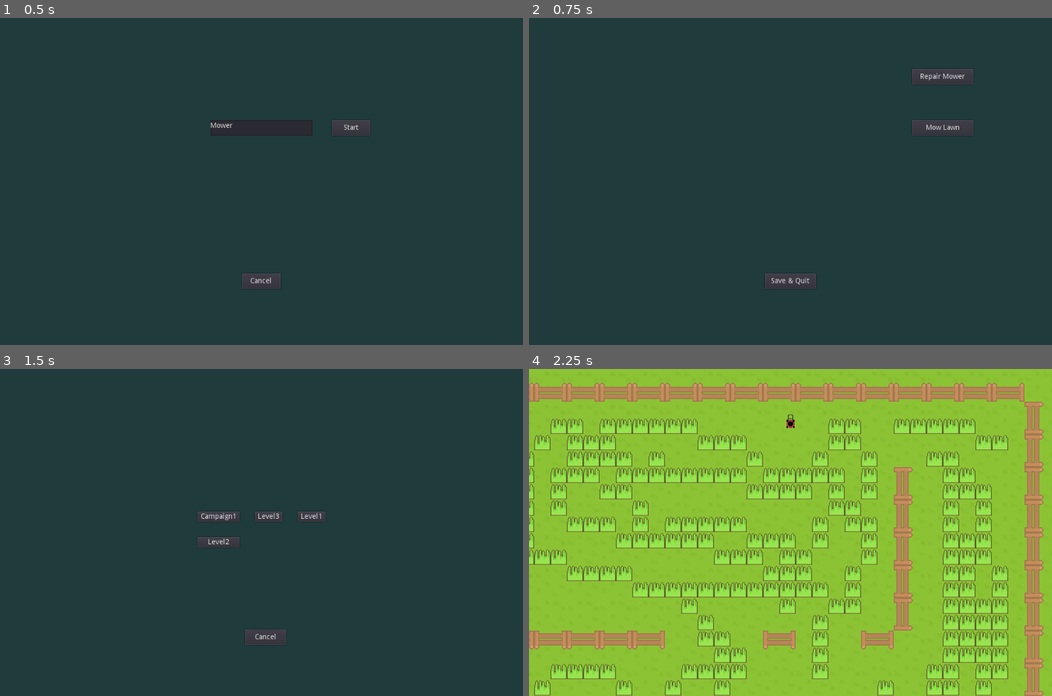
Above: before the commit, frames 1-4 (two rows, left to right).
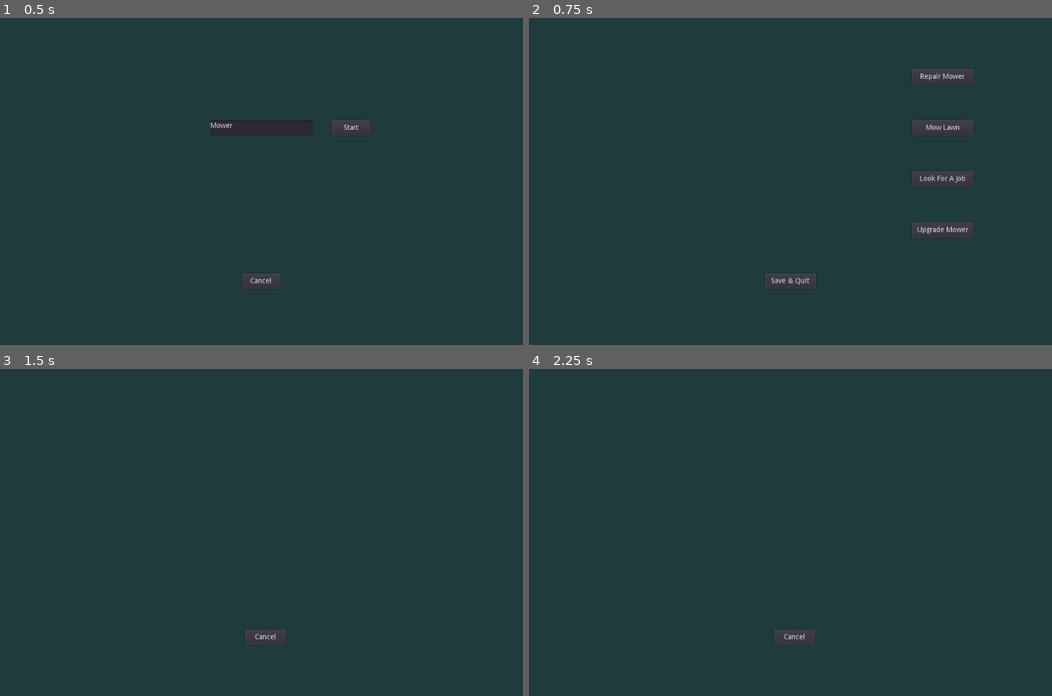
Above: after the commit, the same moments.

Repository: cparlette/haulinggrass
Game: Godot game, scene res://Campaign.tscn
Two runs of this game, one before a commit and one after it. Both use one fixed random seed, a clock stepped at 60 frames per second and the inputs below. This scene is started directly instead of the project's main scene.
Inputs (mouse positions are in pixels of both pictures, inside the frame that each line leads up to):
- Up to frame 1 (0.5 s): no input
- Up to frame 2 (0.75 s): click "Start" at 0.5 s
- Up to frame 3 (1.5 s): click "Mow Lawn" at 1.25 s
- Up to frame 4 (2.25 s): click (795, 516) at 2 s, where only the run before the commit has a clickable "Level3"

Frame 1 is identical in both runs. In frame 2, 0.8% of the frame differs, in the area x 73-85%, y 46-68%; in frame 3, 0.6%; in frame 4, 100%, in the area x 0-100%, y 0-100%.

Commit message:
Player can look for job and has list of available levels

Diff:
--- a/Campaign.gd
+++ b/Campaign.gd
@@ -28,7 +28,8 @@
 		'experience': 0,
 		'money': 10,
 		'maxMowerHealth': 5,
-		'currentMowerHealth': 5
+		'currentMowerHealth': 5,
+		'availableJobs': []
 	}
 	globals.savePlayer()
 	$NewCampaignMenu.visible = false
@@ -50,10 +51,10 @@
 func _on_MowLawnButton_pressed():
 	for i in $LevelPicker/CenterContainer/LevelButtons.get_children():
 		$LevelPicker/CenterContainer/LevelButtons.remove_child(i)
-	var levelsAvailable = getLevelFiles()
-	for level in levelsAvailable:
+	#var levelsAvailable = getLevelFiles()
+	for level in globals.campaignPlayer['availableJobs']:
 		var button = Button.new()
-		button.name = level.rstrip(".tscn")
+		button.name = level
 		button.text = button.name
 		button.connect("pressed", self, "_on_LevelButton_pressed", [button])
 		$LevelPicker/CenterContainer/LevelButtons.add_child(button)
@@ -112,3 +113,30 @@
 
 func _on_RepairPopupMenu_popup_hide():
 	refreshUI()
+
+
+func _on_LookForAJobButton_pressed():
+	# Figure out what levels are available based on experience
+	var availableLevels = []
+	for level in globals.campaignLevels:
+		if globals.campaignPlayer['experience'] >= globals.campaignLevels[level]['experienceNeeded']:
+			if level in globals.campaignPlayer['availableJobs']:
+				pass
+			else:
+				availableLevels.append(level)
+	# Put those levels into the LevelPicker
+	for i in $LevelPicker/CenterContainer/LevelButtons.get_children():
+		$LevelPicker/CenterContainer/LevelButtons.remove_child(i)
+	for level in availableLevels:
+		var button = Button.new()
+		button.name = level
+		button.text = button.name
+		button.connect("pressed", self, "takeJob", [button])
+		$LevelPicker/CenterContainer/LevelButtons.add_child(button)
+	$CampaignUI.visible = false
+	$LevelPicker.visible = true
+
+func takeJob(button):
+	globals.campaignPlayer['availableJobs'].append(button.name)
+	$LevelPicker.visible = false
+	$CampaignUI.visible = true
--- a/Campaign.tscn
+++ b/Campaign.tscn
@@ -159,6 +159,26 @@
 margin_right = 870.0
 margin_bottom = 230.0
 text = "Mow Lawn"
+__meta__ = {
+"_edit_use_anchors_": false
+}
+
+[node name="LookForAJobButton" type="Button" parent="CampaignUI"]
+margin_left = 750.0
+margin_top = 300.0
+margin_right = 870.0
+margin_bottom = 330.0
+text = "Look For A Job"
+__meta__ = {
+"_edit_use_anchors_": false
+}
+
+[node name="UpgradeMowerButton" type="Button" parent="CampaignUI"]
+margin_left = 750.0
+margin_top = 400.0
+margin_right = 870.0
+margin_bottom = 430.0
+text = "Upgrade Mower"
 __meta__ = {
 "_edit_use_anchors_": false
 }
@@ -201,6 +221,7 @@
 [connection signal="pressed" from="CampaignUI/SaveAndQuitButton" to="." method="_on_SaveAndQuitButton_pressed"]
 [connection signal="pressed" from="CampaignUI/RepairMowerButton" to="." method="_on_RepairMowerButton_pressed"]
 [connection signal="pressed" from="CampaignUI/MowLawnButton" to="." method="_on_MowLawnButton_pressed"]
+[connection signal="pressed" from="CampaignUI/LookForAJobButton" to="." method="_on_LookForAJobButton_pressed"]
 [connection signal="about_to_show" from="CampaignUI/RepairPopupMenu" to="." method="_on_RepairPopupMenu_about_to_show"]
 [connection signal="index_pressed" from="CampaignUI/RepairPopupMenu" to="." method="_on_RepairPopupMenu_index_pressed"]
 [connection signal="popup_hide" from="CampaignUI/RepairPopupMenu" to="." method="_on_RepairPopupMenu_popup_hide"]
--- a/Game.gd
+++ b/Game.gd
@@ -6,7 +6,11 @@
 
 # Called when the node enters the scene tree for the first time.
 func _ready():
-	var levelFileName = "res://Levels/"+globals.level+".tscn"
+	var levelFileName = ""
+	if globals.campaignMode == true:
+		levelFileName = globals.campaignLevels[globals.level]['file']
+	else:
+		levelFileName = "res://Levels/"+globals.level+".tscn"
 	newLevelResource = load(levelFileName)
 	var newLevel = newLevelResource.instance()
 	var newLevelData = newLevel.get_node("LevelData")
--- a/GameOver.gd
+++ b/GameOver.gd
@@ -54,6 +54,12 @@
 
 
 func _on_BackToCampaign_pressed():
-	globals.campaignPlayer['experience'] += globals.grassCut
-	globals.campaignPlayer['money'] += (globals.grassCut / 4)
+	if globals.grassLeft.size() == 0:
+		# all grass cut, full experience and money
+		globals.campaignPlayer['experience'] += globals.campaignLevels[globals.level]['experienceEarned']
+		globals.campaignPlayer['money'] += globals.campaignLevels[globals.level]['moneyEarned']
+	elif globals.grassCut > globals.grassLeft.size():
+		# majority of grass cut, half experience and half money
+		globals.campaignPlayer['experience'] += ( globals.campaignLevels[globals.level]['experienceEarned'] / 2 )
+		globals.campaignPlayer['money'] += ( globals.campaignLevels[globals.level]['moneyEarned'] / 2 )
 	get_tree().change_scene("res://Campaign.tscn")
--- a/globals.gd
+++ b/globals.gd
@@ -17,8 +17,41 @@
 #'money': 0,
 #'maxMowerHealth': 5,
 #'currentMowerHealth': 5
+#'availableJobs': {}
 var campaignPlayer = {}
 
+# storing info here about campaign levels
+# Should I have this in a json and load it? or in the individual level file?
+var campaignLevels = {
+	"Campaign1": {
+		"experienceNeeded": 0,
+		"experienceEarned": 100,
+		"moneyEarned": 20,
+		"file": "res://Levels/Campaign1.tscn",
+		"name": "Campaign1"
+	},
+	"Level1": {
+		"experienceNeeded": 0,
+		"experienceEarned": 50,
+		"moneyEarned": 10,
+		"file": "res://Levels/Level1.tscn",
+		"name": "Level1"
+	},
+	"Level2": {
+		"experienceNeeded": 250,
+		"experienceEarned": 150,
+		"moneyEarned": 50,
+		"file": "res://Levels/Level2.tscn",
+		"name": "Level2"
+	},
+	"Level3": {
+		"experienceNeeded": 500,
+		"experienceEarned": 150,
+		"moneyEarned": 75,
+		"file": "res://Levels/Level3.tscn",
+		"name": "Level3"
+	},
+}
 
 
 #Save & Load
